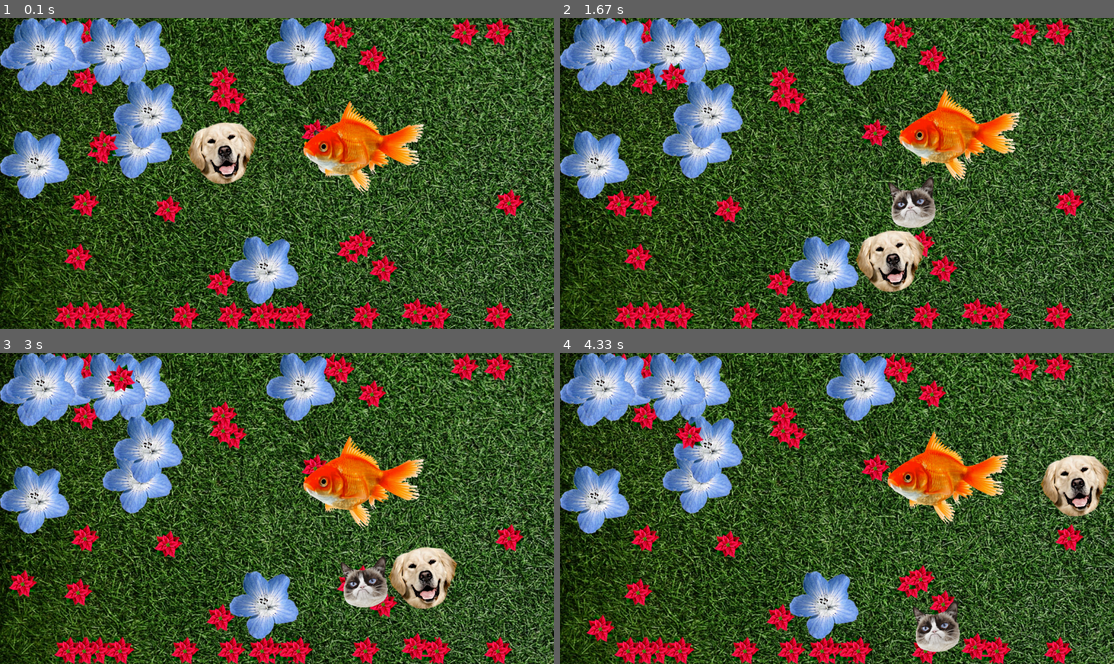
Above: before the commit, frames 1-4 (two rows, left to right).
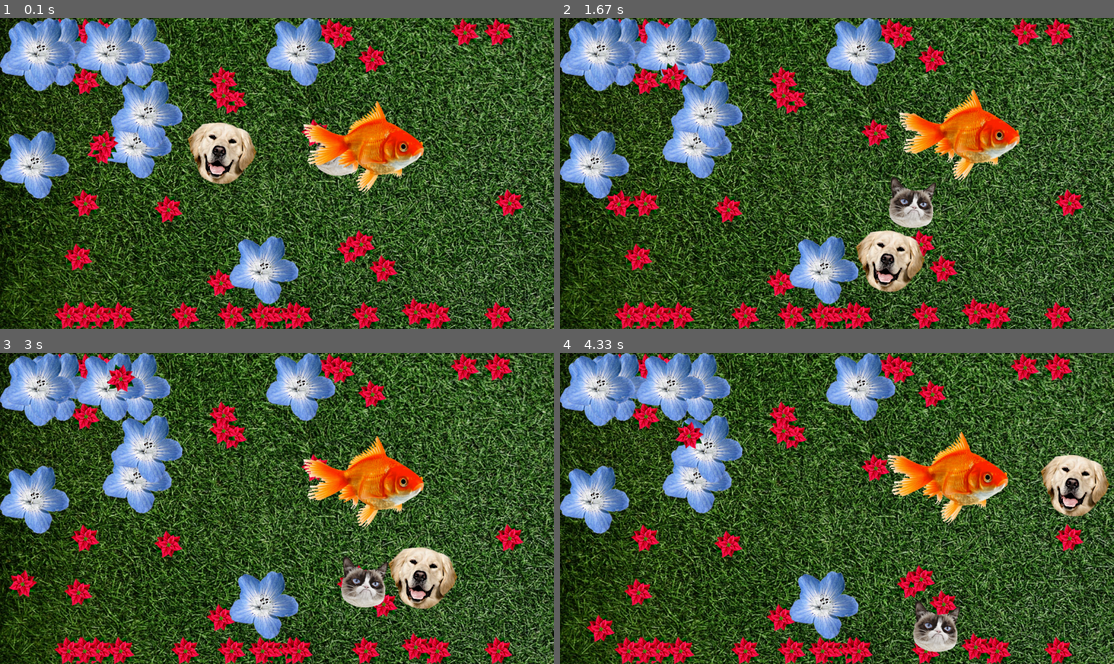
Above: after the commit, the same moments.

Repository: jimmygizmo/pygamefun
Game: pygame game, started from game/main.py
Same seed, same stepped clock (60 frames per second), same inputs: the game is played once before the commit and once after it.
Inputs:
- Up to frame 1 (0.1 s): no input
- Up to frame 2 (1.67 s): hold Right 0.33-0.8 s; hold Up 0.83-1.13 s; hold Right 1.17-1.63 s
- Up to frame 3 (3 s): hold Left 1.67-2.2 s; hold Down 2.23-2.53 s; hold Left 2.57-2.97 s
- Up to frame 4 (4.33 s): hold Up 3-3.37 s; hold Right 3.4-4.03 s; hold Down from 4.07 s (still down)

The runs differ from the first frame. In frame 1, 24% of the frame differs, in the area x 0-95%, y 0-100%; in frame 2, 24%; in frame 3, 24%; in frame 4, 25%, in the area x 0-100%, y 0-100%.

Commit message:
good implementation of the image-flipping so image direction matches motion direction. still has load-flip feature. necessary surfaces are created upon initialization now with miage_l and image_r attributes and then the correct one is activated into image attribute with correct handling of rect see comments on a concern which tested good.

Diff:
--- a/game/main.py
+++ b/game/main.py
@@ -265,32 +265,42 @@
         self.y: float = y
         self.dir: pygame.math.Vector2 = direction  # Direction
         self.speed: float = speed  # Speed
-        self.image: pygame.Surface = pygame.Surface((0, 0))
+        self.image: pygame.Surface = pygame.Surface((0, 0))  # Active image (depending on direction of motion)
+        self.image_l: pygame.Surface = pygame.Surface((0, 0))  # Left-facing copy of the image for motion. DEFAULT.
         self.image_r: pygame.Surface = pygame.Surface((0, 0))  # Right-facing copy of the image for motion. Generated.
         self.rect: pygame.FRect = pygame.FRect()
         self.keys: list[int] = [0]  # Placeholder. MyPy gymnastics. Do we really have to do this all the time now for MyPy? I like None much better for pre-initialization.
 
         if DEBUG:
-            self.image = pygame.Surface((self.spec['w'], self.spec['h']))
-            self.image.fill(self.spec['color'])
+            self.image_l = pygame.Surface((self.spec['w'], self.spec['h']))
+            self.image_l.fill(self.spec['color'])
         else:
             self.imgpath: str = os.path.join(ASSET_PATH, self.spec['img'])  # Var added for clarity. Don't need.
-            self.image = pygame.image.load(self.imgpath).convert_alpha()
+            self.image_l = pygame.image.load(self.imgpath).convert_alpha()
             if self.spec['flip']:
-                self.image = pygame.transform.flip(self.image, True, False)
+                self.image_l = pygame.transform.flip(self.image_l, True, False)  # Happens once at init.
+            # The loaded image should be facing left and if not, use the 'flip' option. The right-facing version is
+            # generated after the image is loaded and optionally flipped. Don't use flip on images already facing left.
 
         # Props TODO: For efficiency, since we could have MANY props, detect PropSpec type and then don't generate this:
-        self.image_r = pygame.transform.flip(self.image, True, False)  # Generate right-facing surface.
-
-        self.rect = self.image.get_frect(center=(self.x, self.y))
+        self.image_r = pygame.transform.flip(self.image_l, True, False)  # Generate right-facing surface.
+
+        # CONCERN: I think this is where I will fix a bug where the rect appears to have not been initialized.
+        # It would not have been, so I know it is a good fix. ** BUT ** my concern is about the fix and the actual
+        # FRext it references. I will watch and see if we have a problem in only one direction.
+        # If we DO have a problem (and that is an IF) then the fix might be we have to set the rect every time we
+        # set the image based on direction. (so we get the reference to the SAME FRect). Updates to the FRect for
+        # motion are the concern. Is the FRect we get good with all the updates? Is it the same FRect reference or at
+        # some step did it become a new object and thus did not get all position, speed or direction updates.
+        # Easily enough detected and fixed if this is the case.
+        #self.rect = self.image.get_frect(center=(self.x, self.y))  # THIS WAS A BUG
+        self.rect = self.image_l.get_frect(center=(self.x, self.y))  # Hopefully the above concerns don't apply here.
+        # Initial tests show this appears to be working fine. We could log the address of the objects to be sure.
 
     def update(self, delta_time: float, ephase_name: str):
-        # Although ephase_name is unused here. Juses needed to make the signatures match Npc.update() and Player.update() to keep PyCharm static checking happy. TODO: Look into deeper later.
-
-        # print(f"Entity update is running for: {self.spec['name']}")
-        # ***************************
-        # WORKING ON THIS MYPY ERROR:
-        # delta_vector = pygame.Vector2(npc_spec['d'] * npc_spec['s'])  # SEEN AS A tuple[float, float] - SAME
+        # TODO: Articulate the reason we have to make the update signatures match. NOTE: ephase_name ARG had to be added
+        #     to places it is not actually used. (* PyCharm static analysis warning *)
+
         delta_vector = self.dir * self.speed * delta_time
         # MYPY ERROR HERE - TRICKY ONE:
         # main.py:365: error: Incompatible types in assignment (expression has type "Vector2",
@@ -317,6 +327,12 @@
         if self.rect.bottom >= SCREEN_HEIGHT:
             self.rect.bottom = SCREEN_HEIGHT
             self.dir.y *= -1
+
+        # Activate the correctly-facing image, based on X direction.
+        if self.dir.x < 0:
+            self.image = self.image_l
+        else:
+            self.image = self.image_r
 
 
 class Player(Entity):
--- /dev/null
+++ b/game/notes/false-or-elusive-mypy-error--incompatible-types.txt
@@ -0,0 +1,51 @@
+
+
+    def update(self, delta_time: float, ephase_name: str):
+        # Although ephase_name is unused here. Juses needed to make the signatures match Npc.update() and Player.update() to keep PyCharm static checking happy. TODO: Look into deeper later.
+
+        # print(f"Entity update is running for: {self.spec['name']}")
+        # ***************************
+        # WORKING ON THIS MYPY ERROR:
+        # delta_vector = pygame.Vector2(npc_spec['d'] * npc_spec['s'])  # SEEN AS A tuple[float, float] - SAME
+        delta_vector = self.dir * self.speed * delta_time
+        # MYPY ERROR HERE - TRICKY ONE:
+        # main.py:365: error: Incompatible types in assignment (expression has type "Vector2",
+        #     variable has type "tuple[float, float]")  [assignment]
+        self.rect.center += delta_vector
+        # ***************************
+
+        # Bounce off LEFT wall in X Axis
+        if self.rect.left <= 0:
+            self.rect.left = 0
+            self.dir.x *= -1
+
+        # Bounce off RIGHT wall in X Axis
+        if self.rect.right >= SCREEN_WIDTH:
+            self.rect.right = SCREEN_WIDTH
+            self.dir.x *= -1
+
+        # Bounce off TOP wall in Y Axis
+        if self.rect.top <= 0:
+            self.rect.top = 0
+            self.dir.y *= -1
+
+        # Bounce off BOTTOM wall in Y Axis
+        if self.rect.bottom >= SCREEN_HEIGHT:
+            self.rect.bottom = SCREEN_HEIGHT
+            self.dir.y *= -1
+
+
+
+
+
+
+
+
+ALSO - TOTALLY SEPARATE ISSUE NOTED AT THE TOP ABOUT WHY WE ADDED THE ephase_name ARG
+Since it looks like we added it to places we don't use it, so that parent-child overridden signatures match.
+That makes sense, but I need to grok it better.
+
+
+    def update(self, delta_time: float, ephase_name: str):
+        # Although ephase_name is unused here. Needed to make the signatures match Npc.update() and Player.update()
+        # to keep PyCharm static checking happy. TODO: Look into deeper later.
